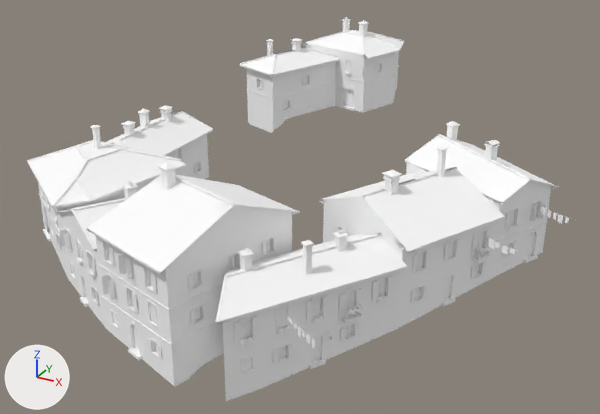
What one commit did to the glTF model games/yorimichi/assets/belmonte/meshes/SM_BM_BT_blk_18.glb.
One viewpoint serves both versions: a camera (50 mm lens) standing at (39.4, -81.2, 39.7) and looking at (-3.1, -4.0, 1.1). Arrows for +X, +Y and +Z are at lower left; the lights stay in place. The first picture is the older version. Vertices at exactly the same position are counted once.

Objects in the first picture: 'SM_BM_BT_blk_18'.
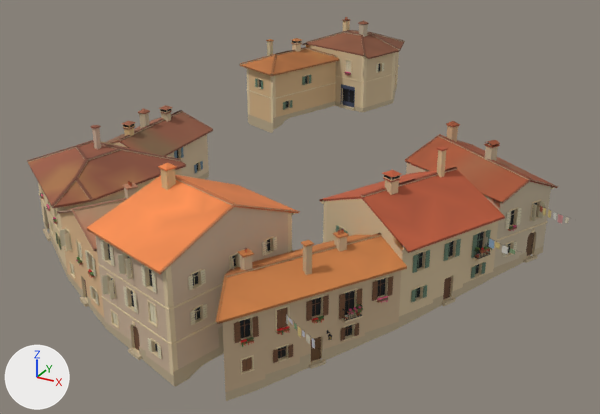
What differs and where, as boxes [x1, y1, x2, y2] in the pictures (600 x 414 px):
```json
{"part": 1, "of": "me_sm_bt_blk_18", "change": "recoloured", "before": [27, 17, 569, 401], "after": [27, 17, 569, 401], "on screen": "white to beige"}
```

The change, as JSON lines over the scene's bpy script:
```json
{"block": "me_sm_bt_blk_18", "where": "me_sm_bt_blk_18.from_pydata(...)  # 20660 vertices, 23494 faces; spans x -25.7..28.2, y -37.7..40.7, z -0.9..15.8"}
{"block": "me_sm_bt_blk_18", "where": "# used by ob_sm_bm_bt_blk_18; location = (0.0, 0.0, 0.0)"}
{"block": "me_sm_bt_blk_18", "change": "me_sm_bt_blk_18 part 1: 23494 faces centred in x -25.7..28.2, y -37.6..40.7, z -0.8..15.7 are repainted in the vertex colours; the middle colour goes from white #ffffff to beige #ccb596"}
```
